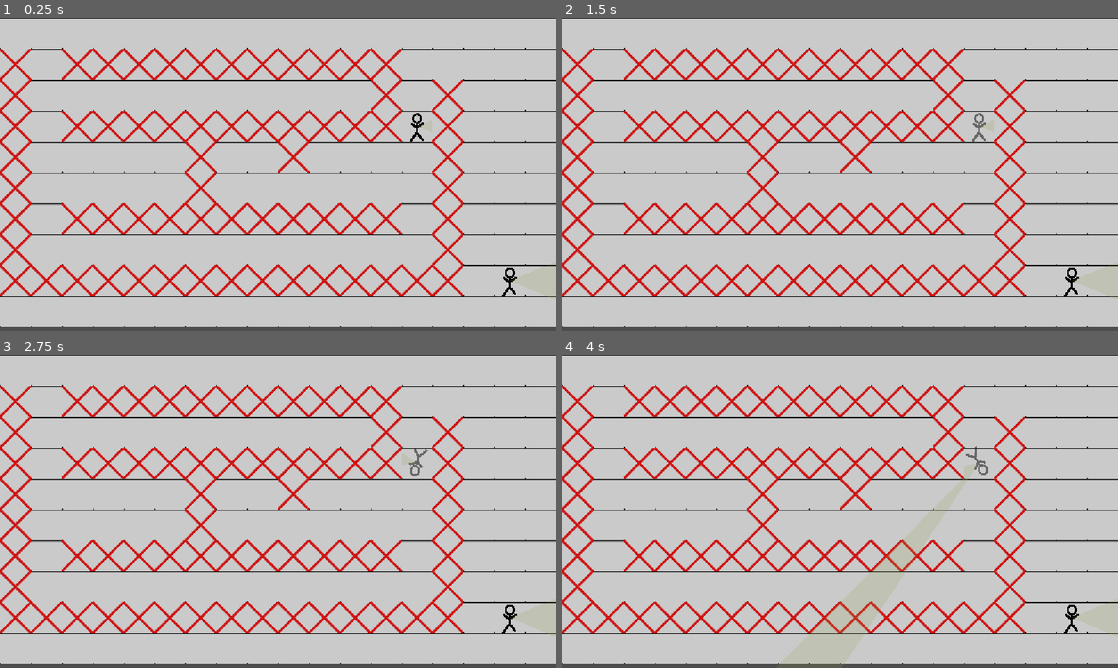
Above: before the commit, frames 1-4 (two rows, left to right).
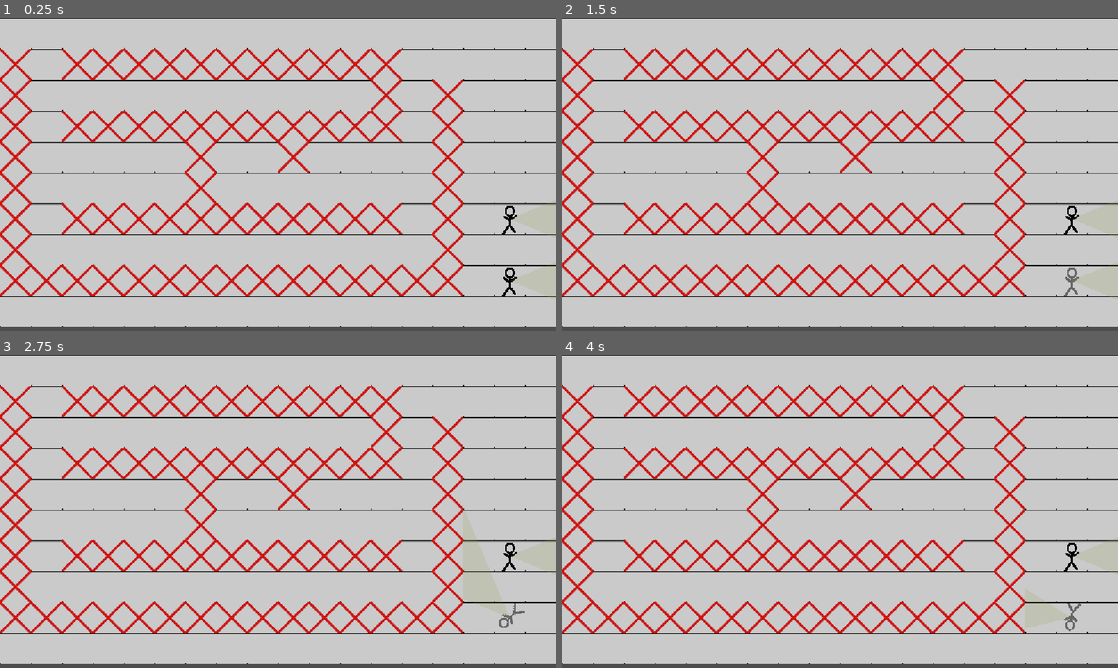
Above: after the commit, the same moments.

Repository: NevenIlincic/Tactical_Move
Game: Godot game, scene res://Scenes/Test_Scene.tscn
The game is run twice, just before and just after one commit, with the same random seed, the same clock (stepped at 60 frames per second) and the same inputs.
Inputs (mouse positions are in pixels of both pictures, inside the frame that each line leads up to):
- Up to frame 1 (0.25 s): no input
- Up to frame 2 (1.5 s): tap Enter at 0.5 s; move the mouse to (1073, 280) at 0.52 s; press the mouse at (1073, 280) at 0.53 s; tap Space (move_confirm) at 0.8, 1.35 s; tap Q (reset_path) at 1.25 s; move the mouse to (979, 127) at 1.27 s; release the mouse at (979, 127) at 1.28 s; click (979, 127) at 1.42 s
- Up to frame 3 (2.75 s): right-click (417, 464) at 1.55 s; tap Space (move_confirm) at 2 s; move the mouse to (333, 442) at 2.02 s; hold Right mouse button (rotate_player) from 2.03 s (still down); click (333, 442) at 2.17 s; tap Z (move_state, bound only after the commit) at 2.3 s
- Up to frame 4 (4 s): tap Q (reset_path) at 2.75 s; move the mouse to (812, 574) at 2.77 s; release Right mouse button (rotate_player) at 2.78 s; tap Z (move_state, bound only after the commit) at 2.85 s; click (812, 574) at 3.05 s; tap Space (move_confirm) at 3.5, 3.8 s; move the mouse to (1006, 558) at 3.52 s; press the mouse at (1006, 558) at 3.53 s

The runs differ from the first frame. In frame 1, 0.2% of the frame differs, in the area x 73-100%, y 30-70%; in frame 2, 0.3%; in frame 3, 0.4%; in frame 4, 0.6%, in the area x 44-100%, y 29-99%.

Commit message:
[UPDATE] ADD PlayerSetMove state

Diff:
--- a/cards-and-moves/Scenes/Player/Player.tscn
+++ b/cards-and-moves/Scenes/Player/Player.tscn
@@ -2,14 +2,13 @@
 
 [ext_resource type="Script" uid="uid://c1ym0y4pbnw4j" path="res://Scripts/Player/player.gd" id="1_ft8w5"]
 [ext_resource type="Texture2D" uid="uid://c442lp23townj" path="res://Sprites/Player/player.png" id="1_s0eop"]
+[ext_resource type="Script" uid="uid://jnl8fjr17re8" path="res://Scenes/Player/vision.gd" id="3_h54ih"]
 
 [sub_resource type="RectangleShape2D" id="RectangleShape2D_06txj"]
 size = Vector2(60, 60)
 
 [node name="Player" type="Node2D" unique_id=1108589071 groups=["Player"]]
 script = ExtResource("1_ft8w5")
-max_range = 1500.0
-fov_degrees = 45.0
 
 [node name="Player_Sprite" type="Sprite2D" parent="." unique_id=1716240992]
 texture_filter = 1
@@ -24,5 +23,8 @@
 [node name="Vision_Polygon" type="Polygon2D" parent="." unique_id=1560586749]
 color = Color(0.5822249, 0.63125, 0.33140624, 0.19500001)
 polygon = PackedVector2Array(0, 0, -256, -256, 256, -256)
+script = ExtResource("3_h54ih")
+max_range = 1200.0
+fov_degrees = 45.0
 
 [connection signal="input_event" from="Selection_Area" to="." method="_on_selection_area_input_event"]
--- /dev/null
+++ b/cards-and-moves/Scenes/Player/vision.gd
@@ -0,0 +1,41 @@
+extends Polygon2D
+class_name PlayerVision
+
+@export var max_range: float = 300.0
+@export var fov_degrees: float = 90.0
+@export var ray_count: float = 30
+@export var wall_collision_mask: int= 1
+
+var rays: Array[RayCast2D] = []
+var facing_angle: float = 0.0
+
+func setup_vision_rays() -> void:
+	var half_fov = deg_to_rad(fov_degrees / 2.0)
+	for i in ray_count:
+		var t = float(i) / (ray_count - 1)
+		var angle = -half_fov + t * (2 * half_fov)
+		var ray = RayCast2D.new()
+		ray.target_position = Vector2(max_range, 0).rotated(angle)
+		ray.collision_mask = wall_collision_mask
+		ray.enabled = true
+		add_child(ray)
+		rays.append(ray)
+
+func update_vision() -> void:
+	var points: PackedVector2Array = [Vector2.ZERO]  # origin (player position)
+	var half_fov = deg_to_rad(fov_degrees / 2.0)
+
+	for i in rays.size():
+		var t = float(i) / (rays.size() - 1)
+		var angle = facing_angle - half_fov + t * (2 * half_fov)
+		var ray = rays[i]
+
+		ray.target_position = Vector2(max_range, 0).rotated(angle)
+		ray.force_raycast_update()
+
+		if ray.is_colliding():
+			points.append(ray.to_local(ray.get_collision_point()))
+		else:
+			points.append(ray.target_position)
+
+	self.polygon = points
--- a/cards-and-moves/Scenes/Test_Scene.tscn
+++ b/cards-and-moves/Scenes/Test_Scene.tscn
@@ -48,7 +48,7 @@
 position = Vector2(1056, 544)
 
 [node name="Player2" parent="." unique_id=2120155671 instance=ExtResource("4_10mtb")]
-position = Vector2(864, 224)
+position = Vector2(1056, 416)
 
 [node name="StaticBody2D" type="StaticBody2D" parent="." unique_id=1702938192]
 position = Vector2(928, 288)
--- a/cards-and-moves/Scenes/test_scene.gd
+++ b/cards-and-moves/Scenes/test_scene.gd
@@ -1,4 +1,5 @@
 extends Node2D
+class_name Level
 
 var grid: AStarGrid2D = AStarGrid2D.new()
 @onready var tile_map: TileMapLayer = $TileMap
@@ -23,8 +24,14 @@
 
 	setup_grid()
 	connect_to_signals()
+	current_state = PlayerSetMoveState.new([self])
 
 var current_mouse_tile_position: Vector2i
+
+func set_level_state(new_state: State):
+	if current_state:
+		current_state.queue_free()
+	current_state = new_state
 
 func set_occupied_tiles_list():
 	list_occupied_tiles.clear()
@@ -33,14 +40,12 @@
 		list_occupied_tiles.append(starting_tile)
 
 func connect_to_signals():
-	Signals.set_selected_player.connect(set_selected_player)
-	Signals.deselect_player.connect(_on_deselect_player)
 	Signals.player_move_finished.connect(check_is_turn_finished)
 
-func _on_deselect_player():
-	selected_player.is_selected = false
-	selected_player = null
-	draw_path([])
+#func _on_deselect_player():
+	#selected_player.is_selected = false
+	#selected_player = null
+	#draw_path([])
 
 func check_is_turn_finished():
 	num_finished_player_turns += 1
@@ -48,17 +53,17 @@
 		num_finished_player_turns = 0
 		print("ZAVRSEN POTEZ!")
 
-func set_selected_player(new_selected_player: Player):
-	if selected_player:
-		selected_player.is_selected = false
-		selected_player.player_sprite.modulate.a = 1.0
-		#if len(selected_player.player_path) == 1:
-		grid.set_point_solid(selected_player.player_path[-1], true)
-	selected_player = new_selected_player
-	grid.set_point_solid(selected_player.starting_tile, false)
+#func set_selected_player(new_selected_player: Player):
+	##if selected_player:
+		##selected_player.is_selected = false
+		##selected_player.player_sprite.modulate.a = 1.0
+		###if len(selected_player.player_path) == 1:
+		##grid.set_point_solid(selected_player.player_path[-1], true)
+	#selected_player = new_selected_player
+	##grid.set_point_solid(selected_player.starting_tile, false)
 
 func setup_grid():
-	grid.region = Rect2i(Vector2i.ZERO, tile_map.get_used_rect().size)
+	grid.region = tile_map.get_used_rect()
 	grid.cell_size = tile_map.tile_set.tile_size
 	grid.diagonal_mode = AStarGrid2D.DIAGONAL_MODE_NEVER
 	grid.default_compute_heuristic = AStarGrid2D.HEURISTIC_MANHATTAN
@@ -80,56 +85,26 @@
 var is_drawing: bool = false
 
 func _unhandled_input(event: InputEvent) -> void:
-	if event is InputEventMouseMotion:
-		update_preview()
+	current_state._unhandled_input(event)
 
-	if Input.is_action_just_pressed("move_confirm"):
-		Signals.move_player.emit(tile_map)
-	if Input.is_action_pressed("drawing"):
+func draw_path(selected_player: Player = null) -> void:
+	if selected_player:
+		var points: PackedVector2Array = []
+		var drawed_steps: int = -1
+		for tile in selected_player.player_path:
+			if drawed_steps < selected_player.num_available_steps:
+				drawed_steps += 1
+				points.append(tile_map.map_to_local(tile))
+		path_line.points = points
 		if selected_player:
-			is_drawing = true
-	else:
-		if selected_player:
-			is_drawing = false
+			selected_player.num_steps_to_do = len(path_line.points) - 1
 
-	if Input.is_action_pressed("rotate_player") and selected_player:
-		selected_player.look_at(get_global_mouse_position())
+func free_tile(tile: Vector2i):
+	grid.set_point_solid(tile, false)
+func occupy_tile(tile: Vector2i):
+	grid.set_point_solid(tile, true)
 
-			#selected_player.player_path.slice(0,1)
-	if Input.is_action_just_pressed("reset_path") and selected_player:
-		if len(selected_player.player_path) > 1:
-			grid.set_point_solid(selected_player.starting_tile, true)
-			grid.set_point_solid(selected_player.player_path[-1], false)
-			selected_player.player_path = selected_player.player_path.slice(0, 1)
-		draw_path([])
-func is_adjacent(a: Vector2i, b: Vector2i) -> bool:
-	var diff = (a - b).abs()
-	return (diff == Vector2i(1, 0)) or (diff == Vector2i(0, 1))
-
-func update_preview() -> void:
-	if selected_player:
-		if is_drawing:
-			var mouse_pos = tile_map.get_local_mouse_position()
-			var target_tile = tile_map.local_to_map(mouse_pos)
-
-			if not grid.is_in_boundsv(target_tile) or grid.is_point_solid(target_tile):
-				return
-
-			#var path = selected_player.player_path
-
-			if selected_player.player_path.size() >= 2 and target_tile == selected_player.player_path[-2]:
-				selected_player.player_path.remove_at(selected_player.player_path.size() - 1)
-			elif is_adjacent(selected_player.player_path[-1], target_tile) and selected_player.num_available_steps + 1 >= len(selected_player.player_path):
-				selected_player.player_path.append(target_tile)
-
-		draw_path(selected_player.player_path)
-func draw_path(path_tiles: Array[Vector2i]) -> void:
-	var points: PackedVector2Array = []
-	var drawed_steps: int = -1
-	for tile in path_tiles:
-		if drawed_steps <= selected_player.num_available_steps:
-			drawed_steps += 1
-			points.append(tile_map.map_to_local(tile))
-	path_line.points = points
-	if selected_player:
-		selected_player.num_steps_to_do = len(path_line.points) - 1
+func check_is_tile_in_boundsv(tile: Vector2i):
+	return grid.is_in_boundsv(tile)
+func check_is_tile_solid(tile: Vector2i):
+	return grid.is_point_solid(tile)
--- /dev/null
+++ b/cards-and-moves/Scripts/Managers/player_selection_manager.gd
@@ -0,0 +1,25 @@
+extends Node
+class_name PlayerSelectionManager
+
+var selected_player: Player
+
+signal player_selection_changed(old_player: Player, new_selected_player: Player)
+signal player_deselected(deselected_player: Player)
+
+func _init() -> void:
+	Signals.set_selected_player.connect(select_player)
+	Signals.deselect_player.connect(deselect_player)
+
+func deselect_player():
+	if selected_player:
+		player_deselected.emit(selected_player)
+		selected_player.is_selected = false
+		selected_player.player_sprite.modulate.a = 1.0
+		selected_player = null
+
+func select_player(new_selected_player: Player):
+	var old_player: Player = selected_player
+	deselect_player()
+	selected_player = new_selected_player
+	selected_player.player_sprite.modulate.a = 0.5
+	player_selection_changed.emit(old_player, selected_player)
--- a/cards-and-moves/Scripts/Player/player.gd
+++ b/cards-and-moves/Scripts/Player/player.gd
@@ -10,16 +10,11 @@
 @onready var player_sprite: Sprite2D = $Player_Sprite
 
 #PLAYER MOVES
-var num_available_steps: int = 4
+var num_available_steps: int = 50
 var num_steps_to_do: int = 0
 
-#VISION
-@export var max_range := 300.0
-@export var fov_degrees := 90.0
-@export var ray_count := 30
-@export var wall_collision_mask := 1  # set to whatever physics layer your walls use
-
-@onready var vision_polygon: Polygon2D = $Vision_Polygon
+#VISION (FOW)
+@onready var vision_polygon: PlayerVision = $Vision_Polygon
 
 
 var rays: Array[RayCast2D] = []
@@ -27,42 +22,10 @@
 
 func _ready() -> void:
 	Signals.move_player.connect(move)
-	setup_vision_rays()
+	vision_polygon.setup_vision_rays()
 func _physics_process(delta: float) -> void:
-	update_vision()
+	vision_polygon.update_vision()
 
-
-func setup_vision_rays() -> void:
-	var half_fov = deg_to_rad(fov_degrees / 2.0)
-	for i in ray_count:
-		var t = float(i) / (ray_count - 1)
-		var angle = -half_fov + t * (2 * half_fov)
-		var ray = RayCast2D.new()
-		ray.target_position = Vector2(max_range, 0).rotated(angle)
-		ray.collision_mask = wall_collision_mask
-		ray.enabled = true
-		add_child(ray)
-		rays.append(ray)
-
-
-func update_vision() -> void:
-	var points: PackedVector2Array = [Vector2.ZERO]  # origin (player position)
-	var half_fov = deg_to_rad(fov_degrees / 2.0)
-
-	for i in rays.size():
-		var t = float(i) / (rays.size() - 1)
-		var angle = facing_angle - half_fov + t * (2 * half_fov)
-		var ray = rays[i]
-
-		ray.target_position = Vector2(max_range, 0).rotated(angle)
-		ray.force_raycast_update()
-
-		if ray.is_colliding():
-			points.append(ray.to_local(ray.get_collision_point()))
-		else:
-			points.append(ray.target_position)
-
-	vision_polygon.polygon = points
 
 func set_player_path(new_path: Array[Vector2i]):
 	player_path = new_path
@@ -90,8 +53,6 @@
 	if event is InputEventMouseButton and event.is_pressed() and event.button_index == MOUSE_BUTTON_LEFT:
 		is_selected = !is_selected
 		if is_selected:
-			player_sprite.modulate.a = 0.5
 			Signals.set_selected_player.emit(self)
 		else:
-			player_sprite.modulate.a = 1.0
 			Signals.deselect_player.emit()
--- a/cards-and-moves/Scripts/State/player_move_set_state.gd
+++ b/cards-and-moves/Scripts/State/player_move_set_state.gd
@@ -1,8 +1,75 @@
 class_name PlayerSetMoveState extends State
 
+#Data variables
+var level: Level
+
+#Other variables
+var is_drawing: bool = false
+var player_selection_manager: PlayerSelectionManager
 
 func _init(data: Array):
-	pass
+	level = data[0]
+	player_selection_manager = PlayerSelectionManager.new()
+	connect_to_singals()
 
 func _unhandled_input(event: InputEvent):
-	pass
+	var selected_player = player_selection_manager.selected_player
+	if event is InputEventMouseMotion:
+		update_preview()
+	if Input.is_action_just_pressed("move_confirm"):
+		Signals.move_player.emit(level.tile_map)
+
+	if Input.is_action_pressed("drawing"):
+		if selected_player:
+			is_drawing = true
+	else:
+		if selected_player:
+			is_drawing = false
+
+	if Input.is_action_pressed("rotate_player") and selected_player:
+		selected_player.look_at(level.get_global_mouse_position())
+
+	if Input.is_action_just_pressed("reset_path") and selected_player:
+		level.occupy_tile(selected_player.starting_tile)
+		if len(selected_player.player_path) > 1:
+			print("OVDE")
+			level.free_tile(selected_player.player_path[-1])
+			selected_player.player_path = selected_player.player_path.slice(0, 1)
+		level.draw_path()
+
+func connect_to_singals():
+	player_selection_manager.player_selection_changed.connect(_on_player_selection_changed)
+	player_selection_manager.player_deselected.connect(_on_deselect_player)
+func _on_deselect_player(deselected_player: Player):
+	if len(deselected_player.player_path) > 1:
+		level.occupy_tile(deselected_player.player_path[-1])
+	else:
+		level.occupy_tile(deselected_player.starting_tile)
+	level.draw_path()
+
+func is_adjacent(a: Vector2i, b: Vector2i) -> bool:
+	var diff = (a - b).abs()
+	return (diff == Vector2i(1, 0)) or (diff == Vector2i(0, 1))
+
+func update_preview() -> void:
+	if player_selection_manager.selected_player:
+		if is_drawing:
+			var mouse_pos = level.tile_map.get_local_mouse_position()
+			var target_tile = level.tile_map.local_to_map(mouse_pos)
+
+			if not level.check_is_tile_in_boundsv(target_tile) or level.check_is_tile_solid(target_tile):
+				return
+
+			if player_selection_manager.selected_player.player_path.size() >= 2 and target_tile == player_selection_manager.selected_player.player_path[-2]:
+				player_selection_manager.selected_player.player_path.remove_at(player_selection_manager.selected_player.player_path.size() - 1)
+			elif is_adjacent(player_selection_manager.selected_player.player_path[-1], target_tile) and player_selection_manager.selected_player.num_available_steps >= len(player_selection_manager.selected_player.player_path):
+				player_selection_manager.selected_player.player_path.append(target_tile)
+
+		level.draw_path(player_selection_manager.selected_player)
+
+func _on_player_selection_changed(previous_selected_player: Player, new_selected_player: Player):
+	level.free_tile(new_selected_player.starting_tile)
+	#if previous_selected_player:
+		#if len(previous_selected_player.player_path) > 1:
+			#level.occupy_tile(previous_selected_player.player_path[-1])
+			#level.free_tile(previous_selected_player.starting_tile)
--- /dev/null
+++ b/cards-and-moves/Scripts/State/test_state.gd
@@ -0,0 +1,11 @@
+class_name TestState extends State
+
+var level: Level
+
+func _init(data: Array):
+	level = data[0]
+
+func _unhandled_input(event: InputEvent):
+	if Input.is_action_just_pressed("move_state"):
+		print("NOVO STANJE!")
+		level.set_level_state(PlayerSetMoveState.new([level]))
--- a/cards-and-moves/project.godot
+++ b/cards-and-moves/project.godot
@@ -51,6 +51,11 @@
 "events": [Object(InputEventMouseButton,"resource_local_to_scene":false,"resource_name":"","device":-1,"window_id":0,"a …(258 unchanged characters)…
 ]
 }
+move_state={
+"deadzone": 0.2,
+"events": [Object(InputEventKey,"resource_local_to_scene":false,"resource_name":"","device":-1,"window_id":0,"alt_pressed":false,"shift_pressed":false,"ctrl_pressed":false,"meta_pressed":false,"pressed":false,"keycode":0,"physical_keycode":90,"key_label":0,"unicode":122,"location":0,"echo":false,"script":null)
+]
+}
 
 [physics]
 
Not shown, added: cards-and-moves/Scenes/Player/vision.gd.uid
Not shown, added: cards-and-moves/Scripts/Managers/player_selection_manager.gd.uid
Not shown, added: cards-and-moves/Scripts/State/test_state.gd.uid
